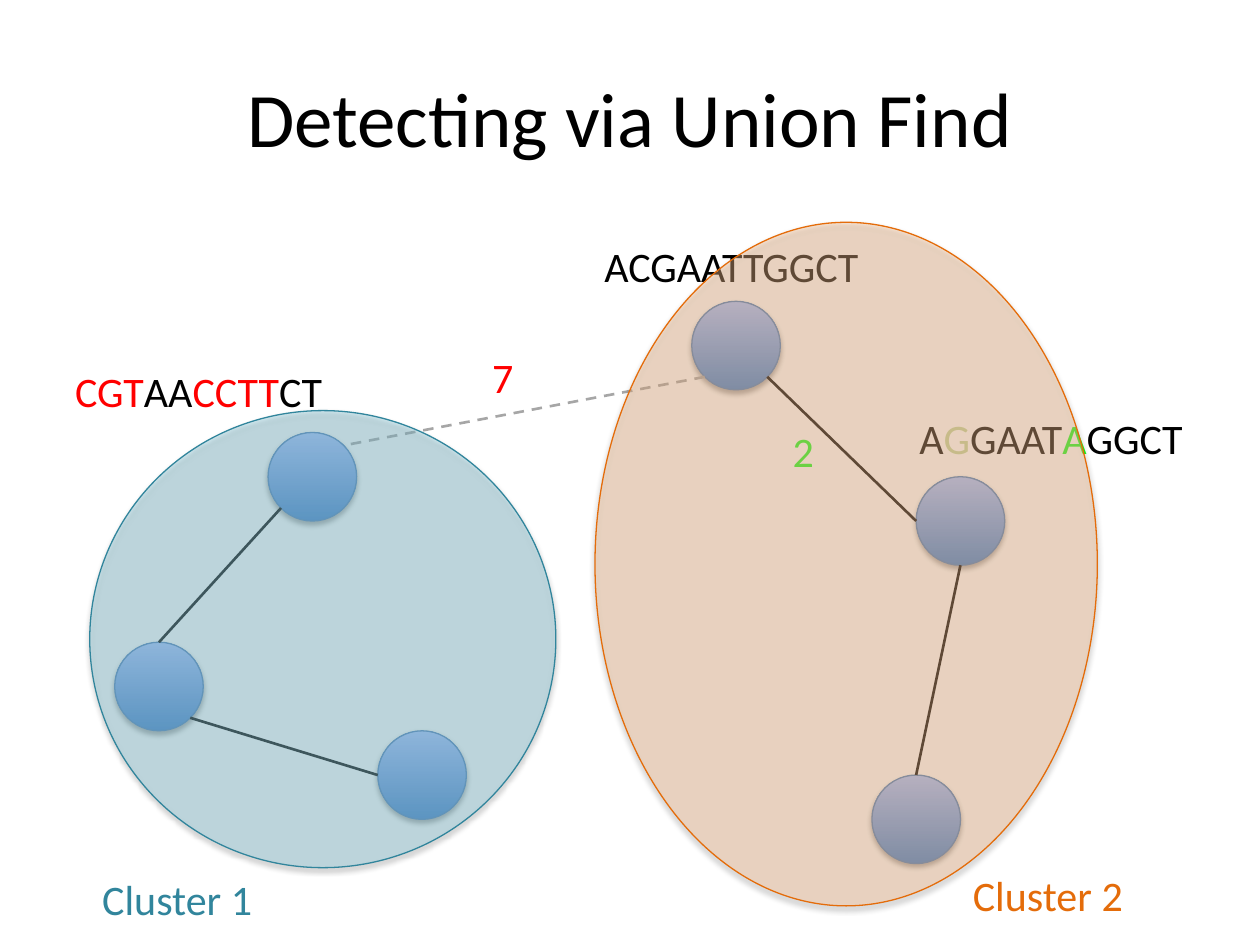
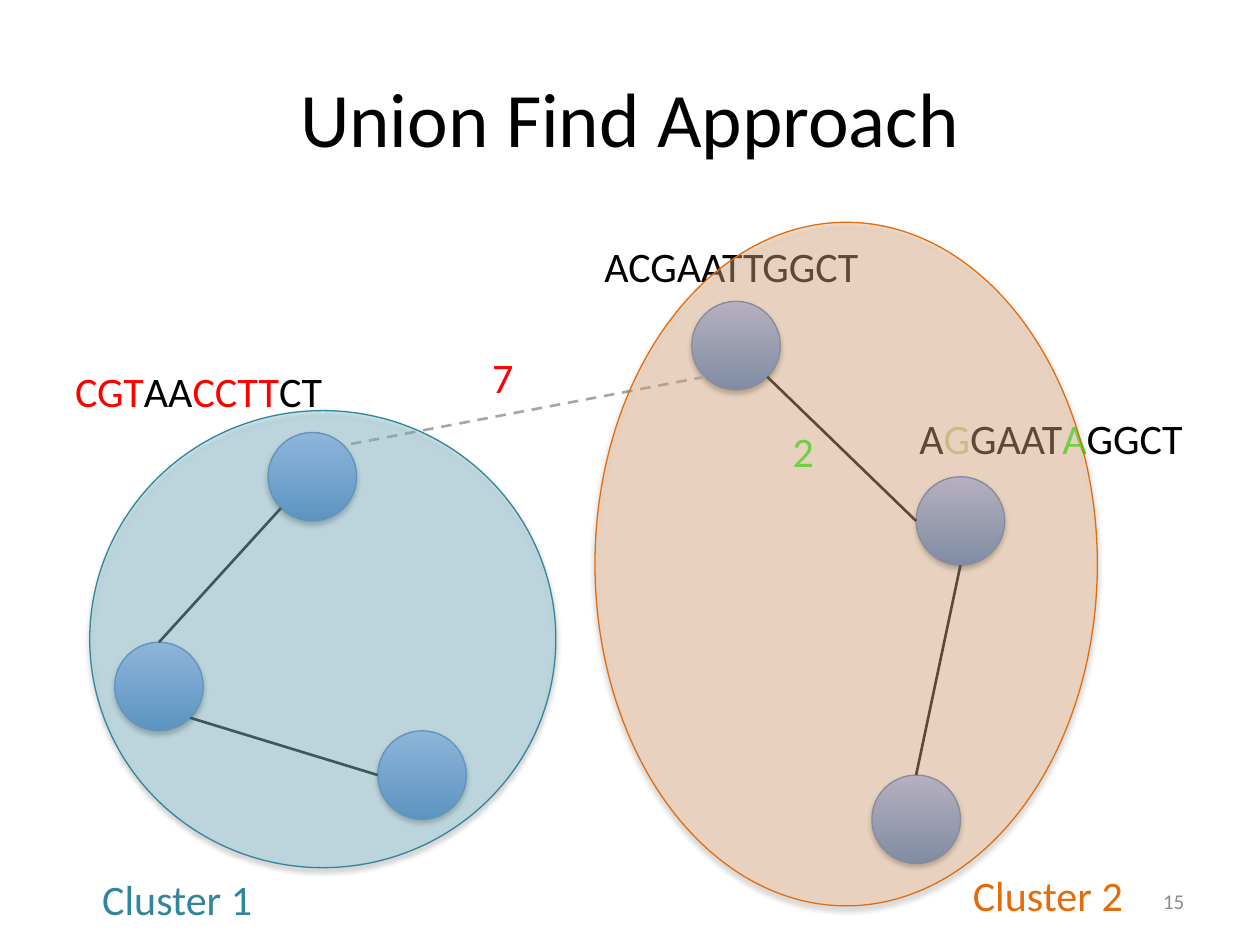
Before and after one commit to kristalcurtis/quals, a slide deck: slide 16 of slides/11.26.12 Quals (v1c).pptx (slide 23 before the commit). Drawn at 1260x945 pixels with LibreOffice and Linux fonts; fonts in the diff are those of the drawing. Boxes give left, top, right and bottom in pixels: in the first picture for what was removed or moved away, otherwise in the second. Text is boxed around its words. In the diff, an @@ line names an element or a change of style, - is before the commit and + after.

```diff
--- a/slides/11.26.12 Quals (v1c).pptx
+++ b/slides/11.26.12 Quals (v1c).pptx
@@ title at (300, 93, 958, 160): text changed @@
-Detecting via Union Find
+Union Find Approach
@@ page number added at (1163, 895, 1184, 909), 12 pt, text #8C8C8C @@
+15
```
Also in this commit, not shown: 47 other slides changed, 1 slide added, 5 slides removed, 3 other files.
